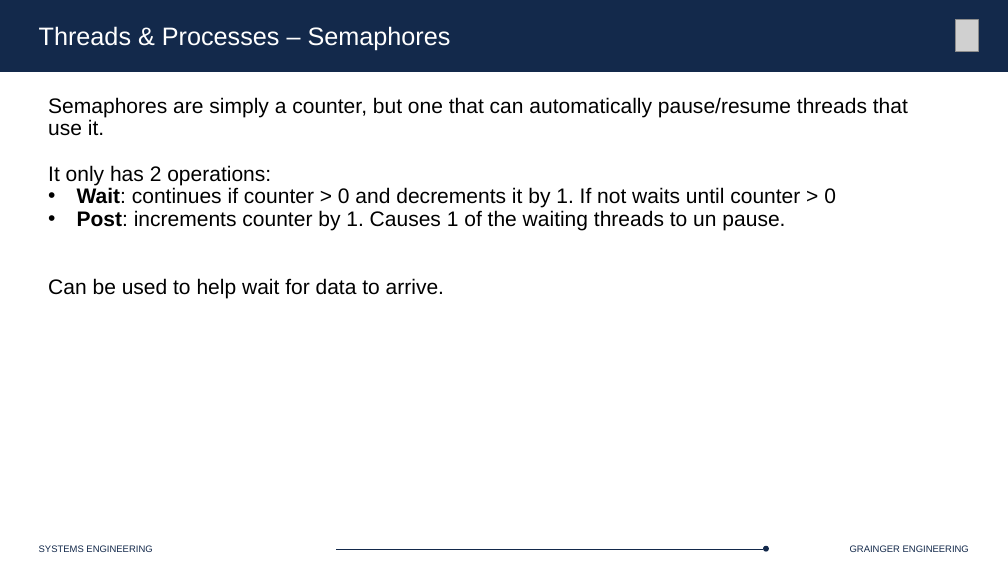
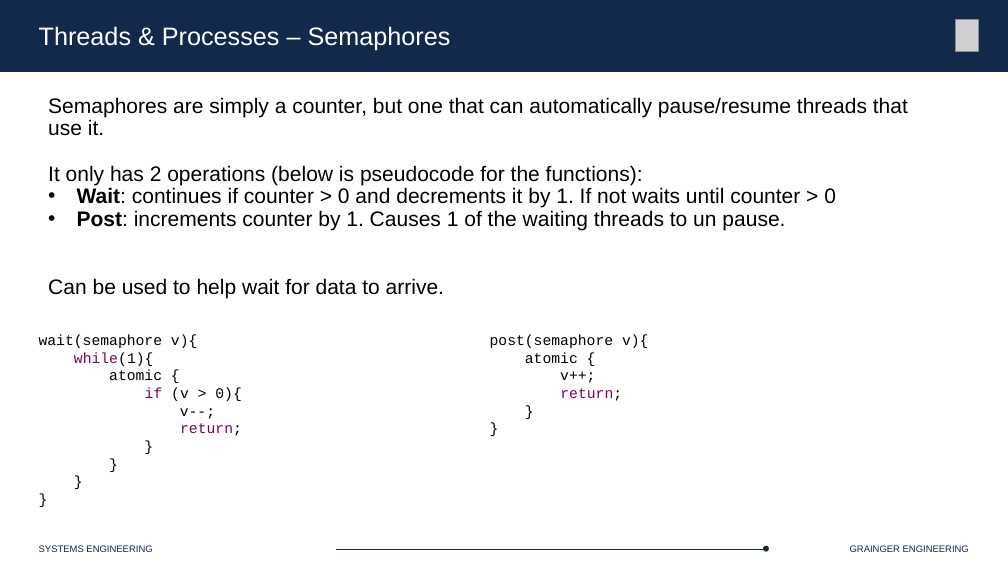
Before and after one commit to Marius-Juston/SE-423---Class-Material, a slide deck: slide 39 of Lectures/Slides/L13.pptx. Drawn at 1008x567 pixels with LibreOffice and Linux fonts; fonts in the diff are those of the drawing; grey boxes stand for pictures. Boxes give left, top, right and bottom in pixels: in the first picture for what was removed or moved away, otherwise in the second. Text is boxed around its words. In the diff, an @@ line names an element or a change of style, - is before the commit and + after.

Commit message:
updated lecture slides

```diff
--- a/Lectures/Slides/L13.pptx
+++ b/Lectures/Slides/L13.pptx
@@ text at (x1=48, y1=165, x2=643, y2=185): text changed @@
-It only has 2 operations:
+It only has 2 operations (below is pseudocode for the functions):
@@ text added at (x1=39, y1=334, x2=242, y2=436), 14 pt, text #000000 @@
+wait(semaphore v){
+while(1){
+atomic {
+if (v > 0){
+v--;
+return;
+}
+}
+}
+}
@@ text added at (x1=490, y1=334, x2=648, y2=401), 14 pt, text #000000 @@
+post(semaphore v){
+atomic {
+v++;
+return;
+}
+}
```
Also in this commit, not shown: 3 other slides changed, 1 other file.
